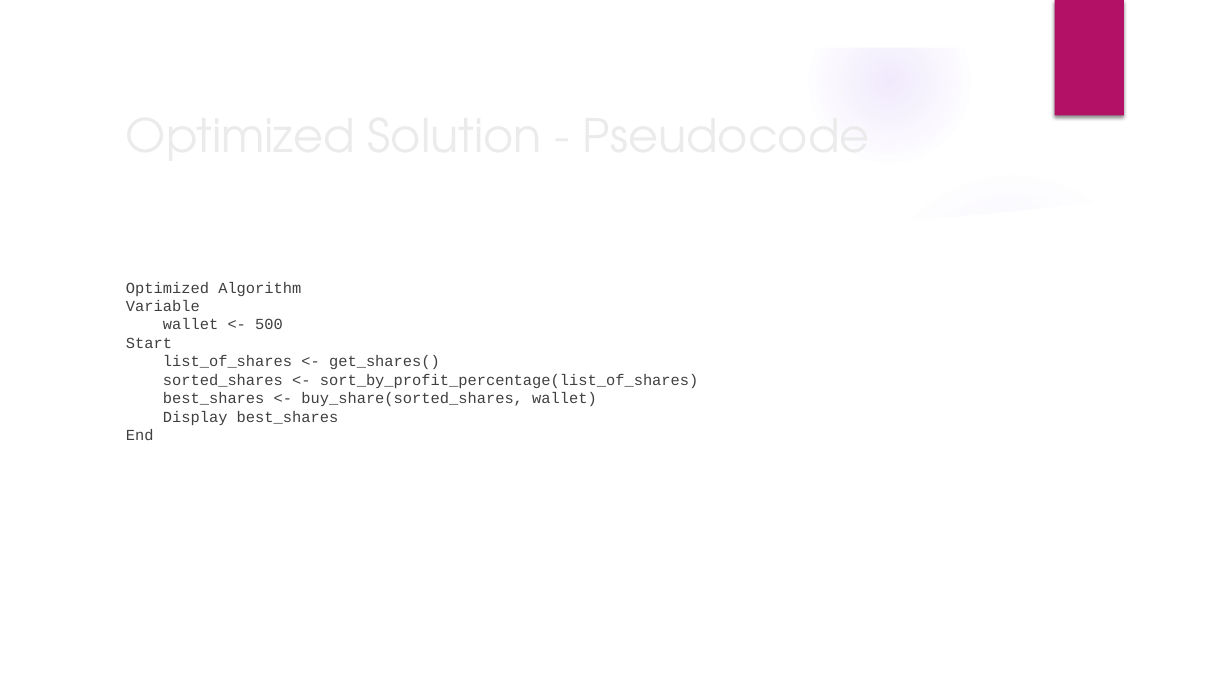
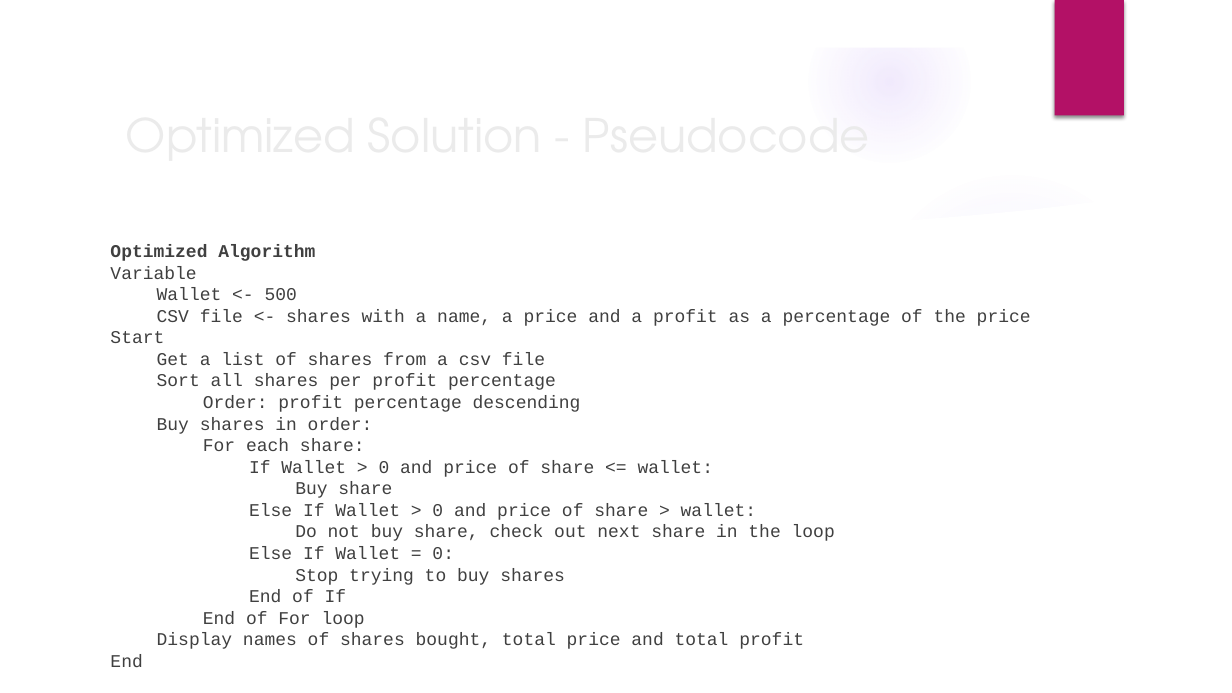
Before and after one commit to franfif/algoinvest-trade, a slide deck: slide 6 of Project7_Presentation.pptx (slide 4 before the commit). Drawn at 1232x693 pixels with LibreOffice and Linux fonts; fonts in the diff are those of the drawing; background and template pictures are left out. Boxes give left, top, right and bottom in pixels: in the first picture for what was removed or moved away, otherwise in the second. Text is boxed around its words. In the diff, an @@ line names an element or a change of style, - is before the commit and + after.

```diff
--- a/Project7_Presentation.pptx
+++ b/Project7_Presentation.pptx
@@ text "Optimized Algorithm": place and size @@
-text "Optimized Algorithm" at (126,282,699,440)
+text "Optimized Algorithm" at (110,245,1031,667)
@@ text at (110,245,315,667): size 12 to 14 pt in "Optimized Algorithm", "Variable", "Start", "End"; bold on in "Optimized Algorithm" @@
@@ text at (157,288,1031,326): text changed; size 12 to 14 pt @@
-wallet <- 500
+Wallet <- 500
+CSV file <- shares with a name, a price and a profit as a percentage of the price
@@ text at (157,352,835,649): text changed; size 12 to 14 pt @@
-list_of_shares <- get_shares()
-sorted_shares <- sort_by_profit_percentage(list_of_shares)
-best_shares <- buy_share(sorted_shares, wallet)
-Display best_shares
+Get a list of shares from a csv file
+Sort all shares per profit percentage
+Order: profit percentage descending
+Buy shares in order:
+For each share:
+If Wallet > 0 and price of share <= wallet:
+Buy share
+Else If Wallet > 0 and price of share > wallet:
+Do not buy share, check out next share in the loop
+Else If Wallet = 0:
+Stop trying to buy shares
+End of If
+End of For loop
+Display names of shares bought, total price and total profit
```
Also in this commit, not shown: 10 other slides changed, 3 slides added, 3 slides removed.
